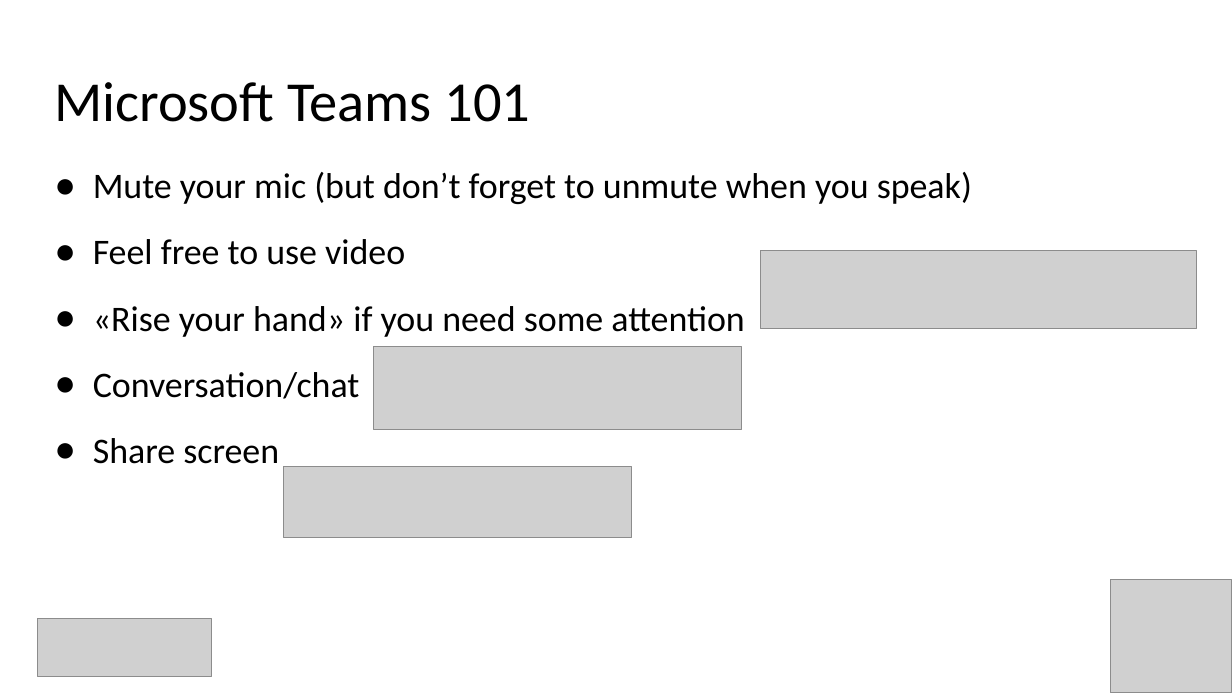
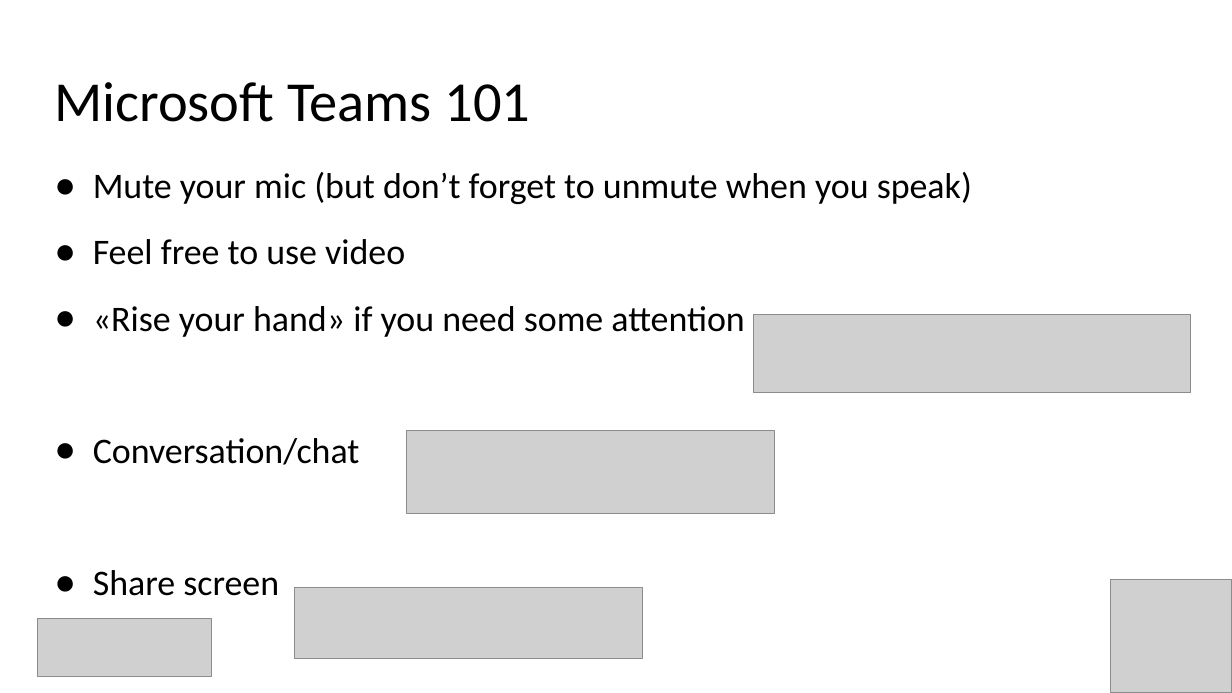
Before and after one commit to evgenyb/iac-workshops, a slide deck: slide 4 of azure-load-balancing-options/slides/azure-load-balancing-options.pptx. Drawn at 1232x693 pixels with LibreOffice and Linux fonts; fonts in the diff are those of the drawing; grey boxes stand for pictures. Boxes give left, top, right and bottom in pixels: in the first picture for what was removed or moved away, otherwise in the second. Text is boxed around its words. In the diff, an @@ line names an element or a change of style, - is before the commit and + after.

```diff
--- a/azure-load-balancing-options/slides/azure-load-balancing-options.pptx
+++ b/azure-load-balancing-options/slides/azure-load-balancing-options.pptx
@@ text "Mute your mic (but don’t ..." rewrapped from [93, 172, 972, 464] to [93, 172, 972, 596] @@
@@ picture: place and size @@
-picture at [761, 250, 1198, 328]
+picture at [753, 314, 1190, 392]
@@ picture: place and size @@
-picture at [373, 347, 741, 430]
+picture at [407, 431, 775, 514]
@@ picture: place and size @@
-picture at [284, 467, 632, 538]
+picture at [294, 588, 642, 659]
```
Also in this commit, not shown: 2 other slides changed, 19 slides added.
